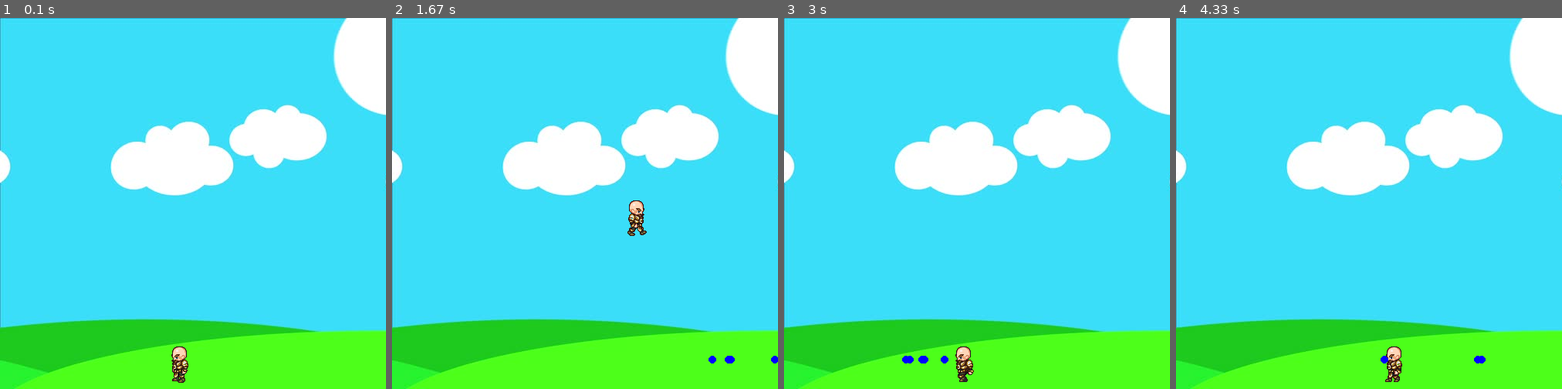
Above: before the commit, frames 1-4 (left to right).
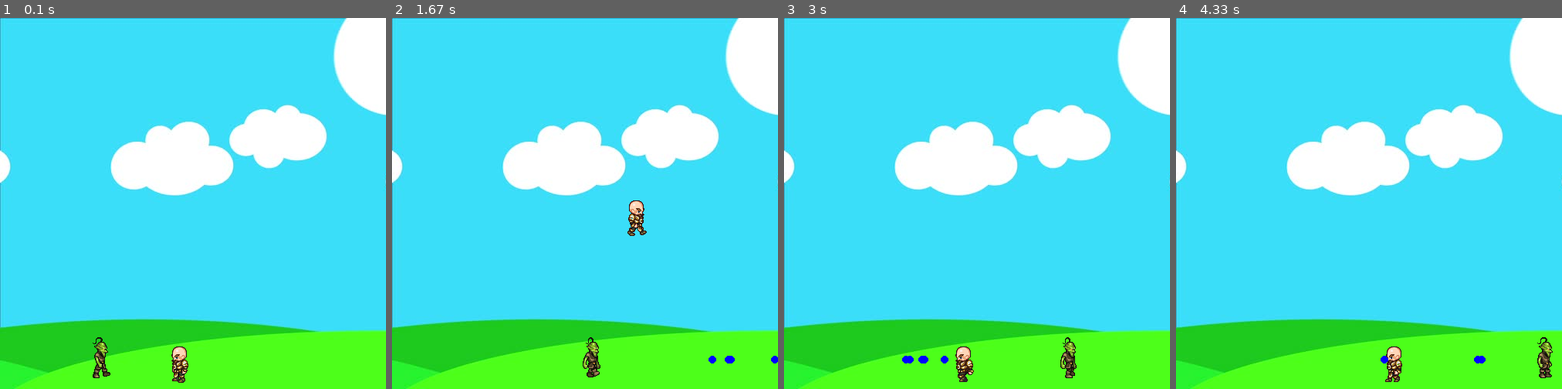
Above: after the commit, the same moments.

Repository: Nastia310104/pygame_tutorial
Game: pygame game, started from main.py
The game is run twice, just before and just after one commit, with the same random seed, the same clock (stepped at 60 frames per second) and the same inputs.
Inputs:
- Up to frame 1 (0.1 s): no input
- Up to frame 2 (1.67 s): tap Space at 0.33, 0.73, 1.03, 1.23, 1.57 s; hold Right 0.67-1.13 s; hold Up 1.17-1.47 s; hold Right from 1.5 s (still down)
- Up to frame 3 (3 s): tap Space at 1.87, 2.07, 2.37, 2.63, 2.93 s; release Right at 1.97 s; hold Left 2-2.53 s; hold Left 2.57-2.97 s
- Up to frame 4 (4.33 s): hold Up 3-3.37 s; tap Space at 3.07, 3.47, 3.77, 4.13 s; hold Right 3.4-4.03 s; hold Left from 4.07 s (still down)

The runs differ from the first frame. In frame 1, 0.3% of the frame differs, in the area x 24-29%, y 86-98%; in frame 2, 0.3%, in the area x 49-54%, y 86-97%; in frame 3, 0.3%; in frame 4, 0.3%.

Commit message:
Enemy appeared

Diff:
--- a/Classes/Character.py
+++ b/Classes/Character.py
@@ -13,7 +13,6 @@
 
 
     def draw(self, window):
-
         if self.walkCount + 1 >= self.imageCount:
             self.walkCount = 0
 
--- a/Classes/Enemy.py
+++ b/Classes/Enemy.py
@@ -12,7 +12,16 @@
         self.standing = False
 
     def draw(self, window):
+        self.move()
+        if self.vel > 0:
+            window.blit(self.walkRight[self.walkCount//3], (self.x,self.y))
+            self.walkCount += 1
+        else:
+            window.blit(self.walkLeft[self.walkCount//3], (self.x,self.y))
+            self.walkCount += 1
+
         return super().draw(window)
+
 
     def move(self):
         if self.vel > 0:
@@ -20,10 +29,12 @@
                 self.x += self.vel
             else:
                 self.vel = self.vel * -1
+                self.x += self.vel
                 self.walkCount = 0
         else:
             if self.x - self.vel > self.path[0]:
                 self.x += self.vel
             else:
                 self.vel = self.vel * -1
+                self.x += self.vel
                 self.walkCount = 0
